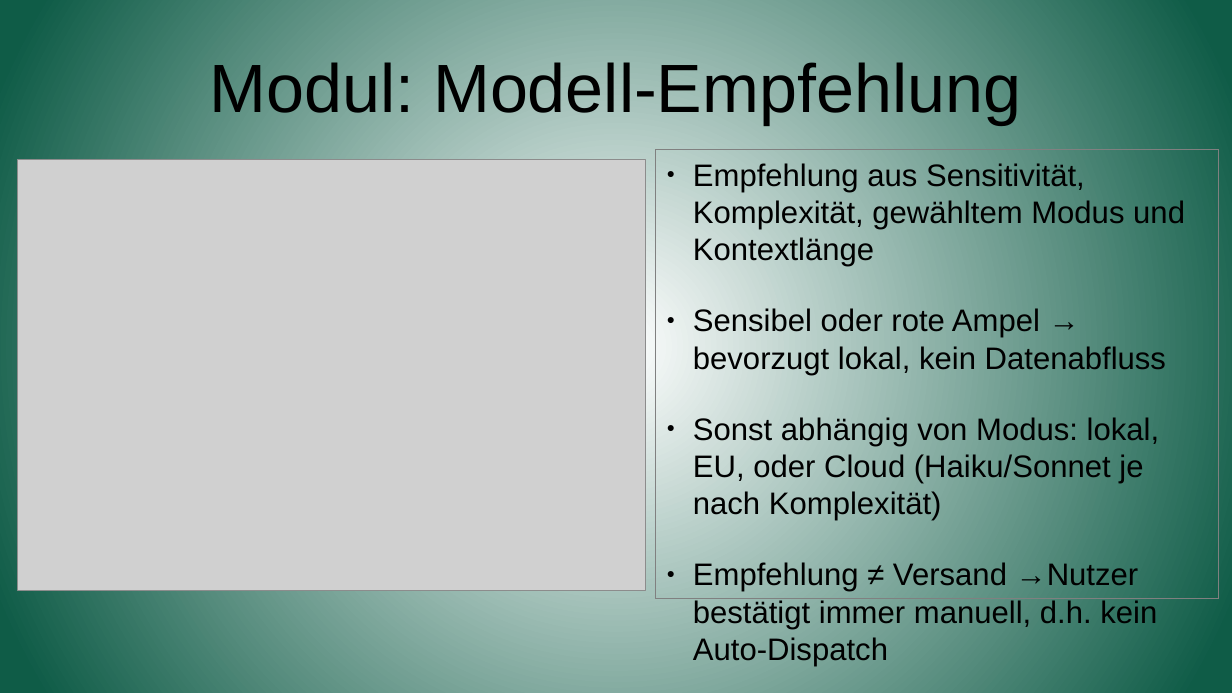
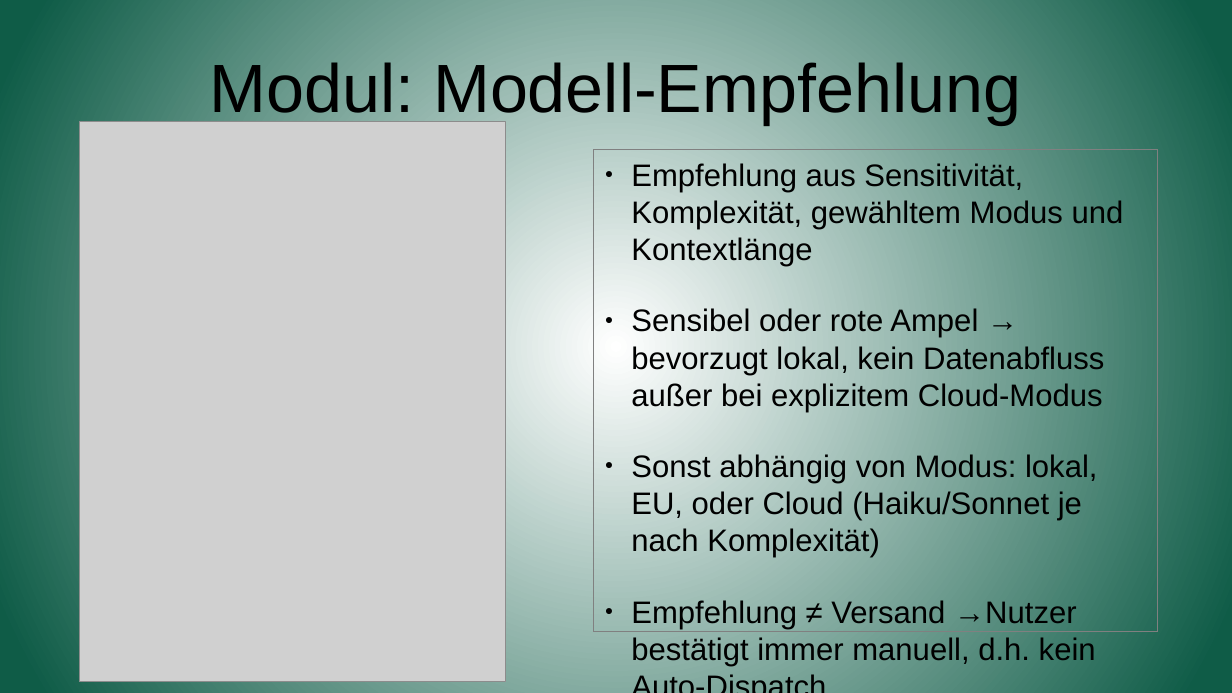
Before and after one commit to Enver-sc/AI-Lab, a slide deck: slide 7 of docs/Präsentation.odp. Drawn at 1232x693 pixels with LibreOffice and Linux fonts; fonts in the diff are those of the drawing; grey boxes stand for pictures. Boxes give left, top, right and bottom in pixels: in the first picture for what was removed or moved away, otherwise in the second. Text is boxed around its words. In the diff, an @@ line names an element or a change of style, - is before the commit and + after.

Commit message:
Architektur: Compliance- und Modellauswahl-Detailkapitel, Diagramm-Fixes, Praesi-Update

```diff
--- a/docs/Präsentation.odp
+++ b/docs/Präsentation.odp
@@ picture: place and size @@
-picture at [18,160,646,590]
+picture at [79,122,506,683]
@@ rectangle "Empfehlung aus Sensitivität, Komplexität, gewähltem ...": place and size @@
-rectangle "Empfehlung aus Sensitivität, Komplexität, gewähltem ..." at [656,150,1220,599]
+rectangle "Empfehlung aus Sensitivität, Komplexität, gewähltem ..." at [594,150,1157,632]
@@ text in rectangle at [631,308,1104,412]: text changed @@
-● Sensibel oder rote Ampel → bevorzugt lokal, kein Datenabfluss
+● Sensibel oder rote Ampel → bevorzugt lokal, kein Datenabfluss außer bei explizitem Cloud-Modus
```
Also in this commit, not shown: 1 other slide changed, 5 other files.
